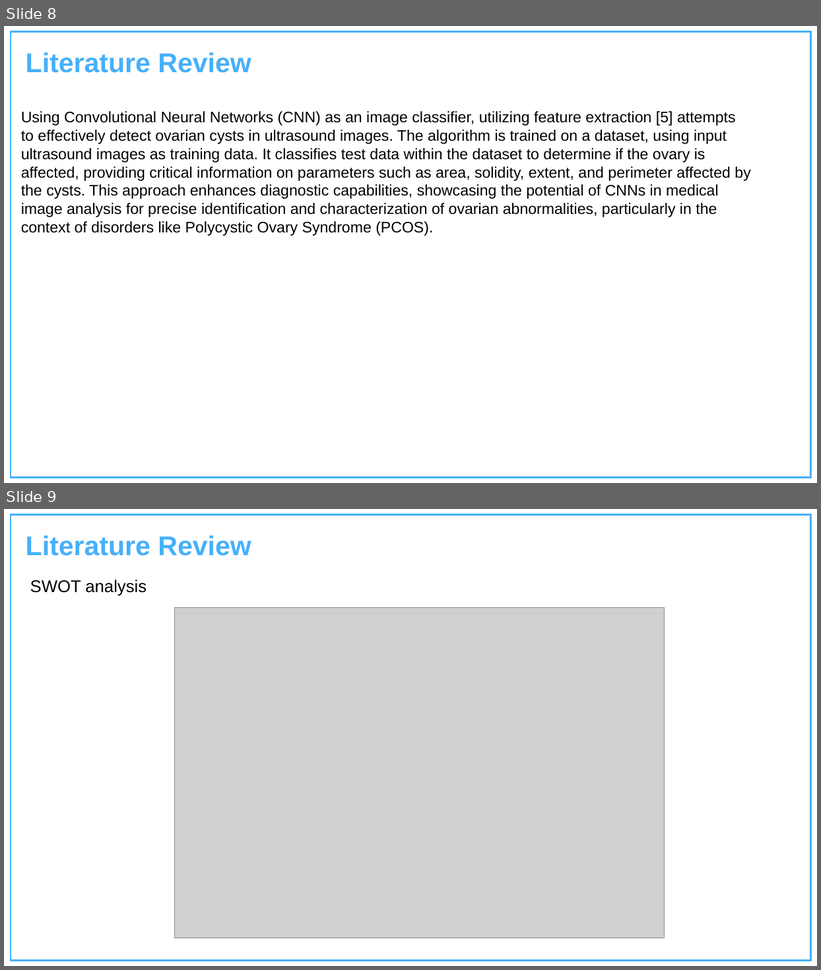
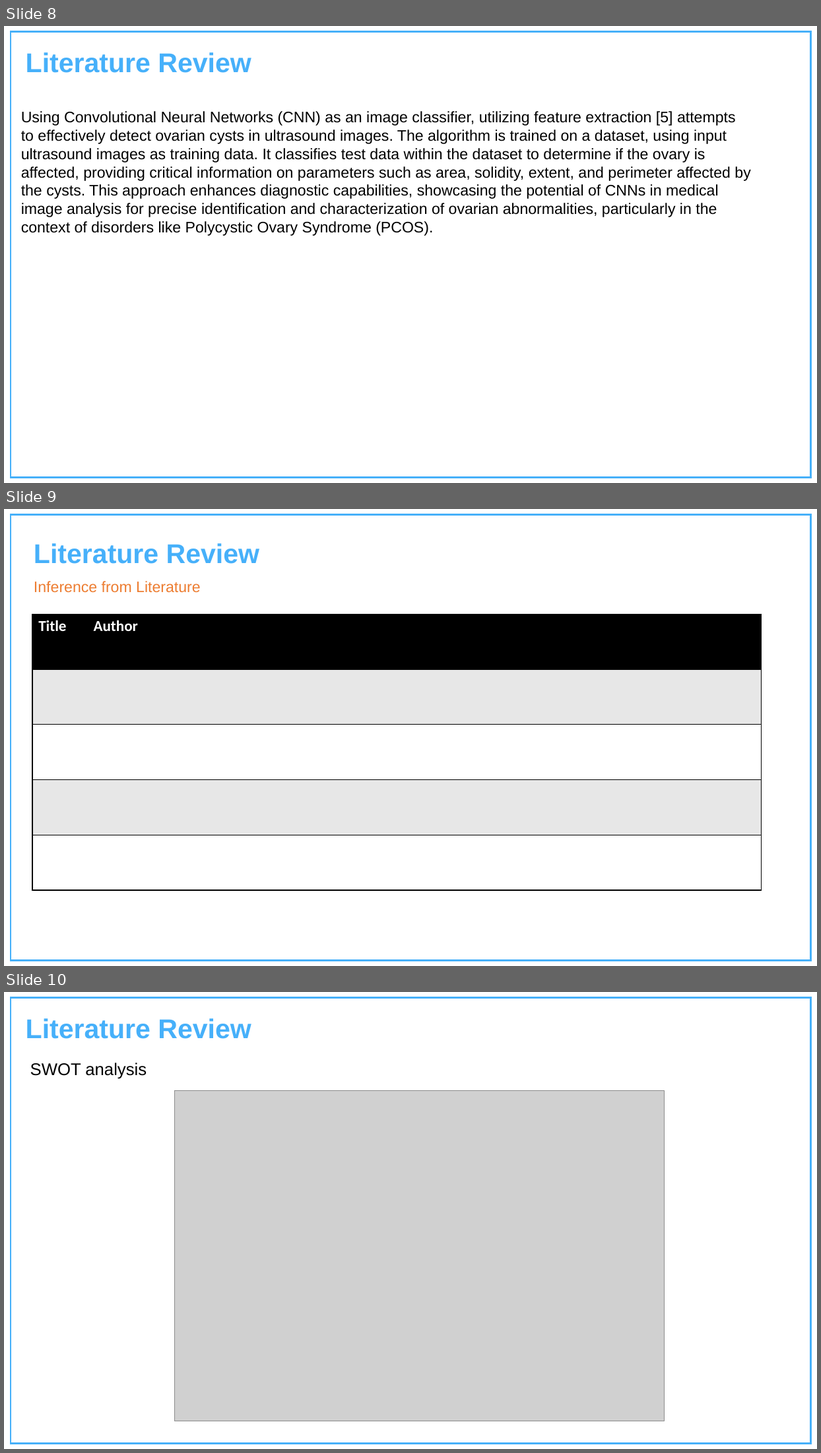
Before and after one commit to Charu-2718/PCause, a slide deck: Presentation.pptx. Shown one above the other, each under a label of ours: slides 8 and 9 before the commit, slides 8, 9 and 10 after it. The pictures are 821x970 and 821x1453 pixels, drawn with LibreOffice and Linux fonts; fonts in the diff are those of the drawing; grey boxes stand for pictures; background and template pictures are left out. Boxes give left, top, right and bottom in pixels: in the first picture for what was removed or moved away, otherwise in the second. Text is boxed around its words. In the diff, an @@ line names an element or a change of style, - is before the commit and + after.

```diff
--- a/Presentation.pptx
+++ b/Presentation.pptx
@@ slide 9 added at (x1=4, y1=509, x2=817, y2=966), background #FFFFFF; not listed: 1 template element that a slide beside it also shows @@
@@ text added at (x1=34, y1=543, x2=259, y2=564), 32 pt, text #46B0FA, bold @@
+Literature Review
@@ text added at (x1=34, y1=581, x2=201, y2=593), 18 pt, text #ED7D31 @@
+Inference from Literature
@@ table added at (x1=32, y1=614, x2=762, y2=890), 5 rows, 5 columns @@
+Title | Author |  |  | 
+ |  |  |  | 
+ |  |  |  | 
+ |  |  |  | 
+ |  |  |  | 
@@ what was slide 9 is now slide 10 @@
```
Also in this commit, not shown: 2 slides changed, 2 other slides added, 1 other file.
